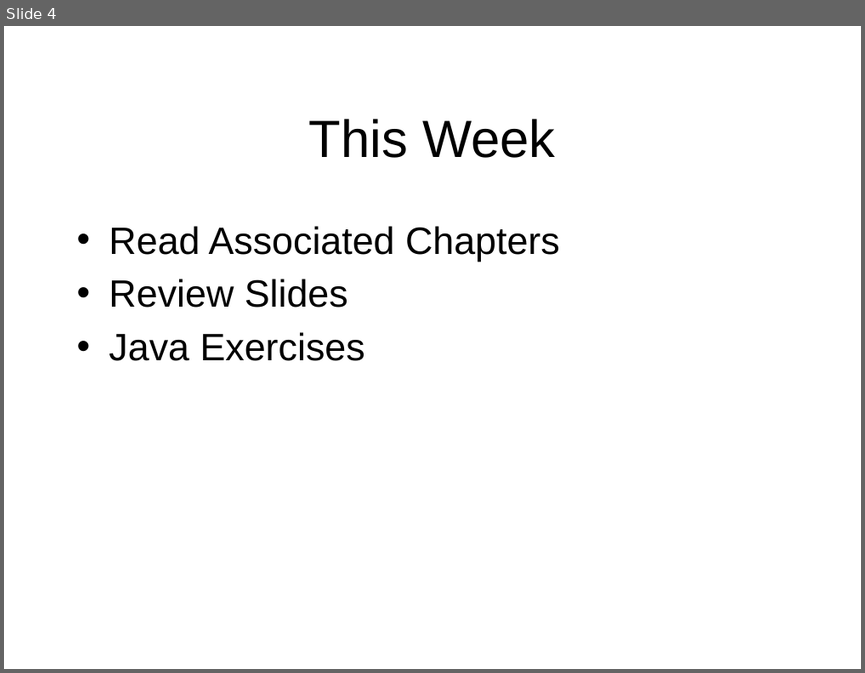
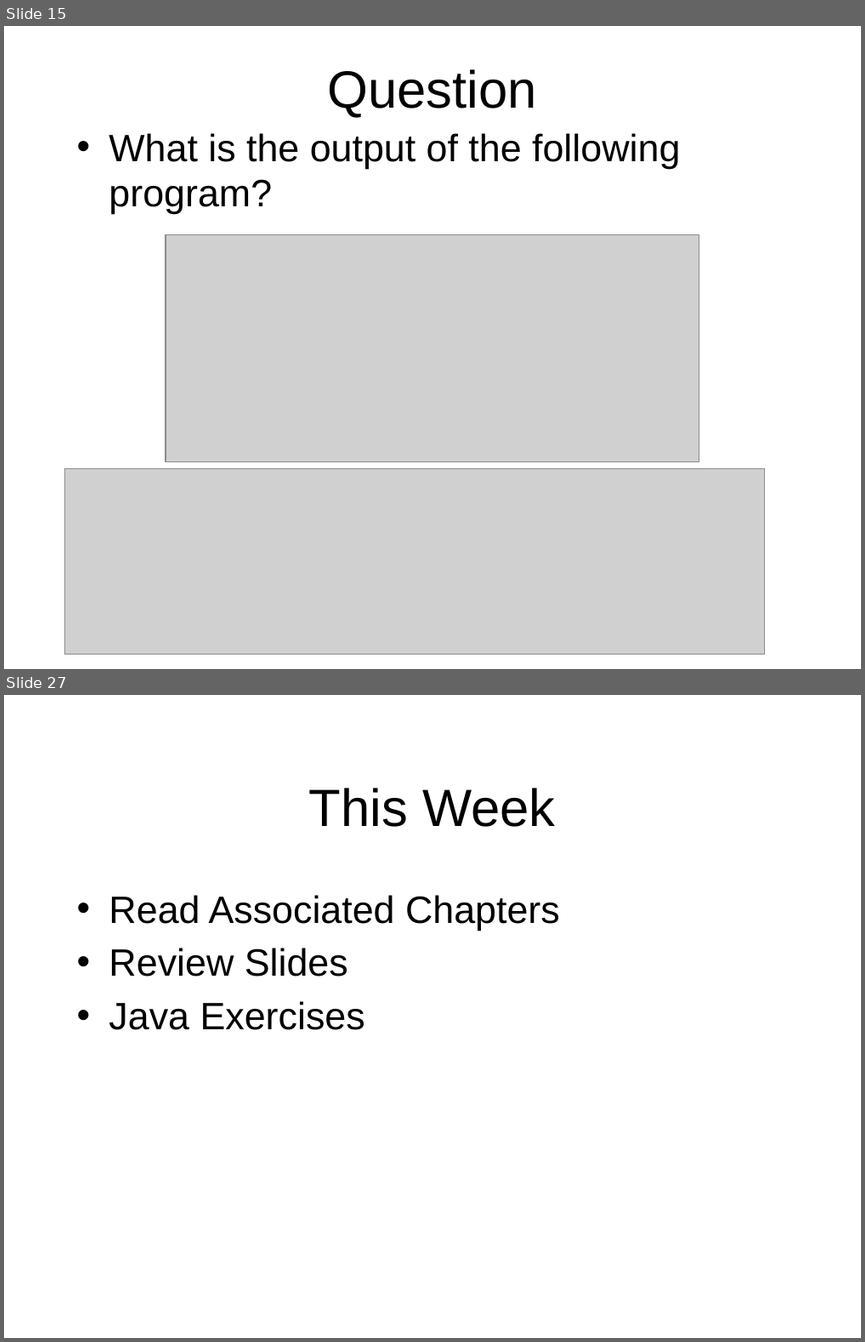
Before and after one commit to octaviordz/zjnu2017.github.io, a slide deck: OOP/lectures/110--Generic.and.Collections.pptx. Shown one above the other, each under a label of ours: slide 4 before the commit, slides 15 and 27 after it; the slides between them are not shown. The pictures are 865x673 and 865x1342 pixels, drawn with LibreOffice and Linux fonts; fonts in the diff are those of the drawing; grey boxes stand for pictures. Boxes give left, top, right and bottom in pixels: in the first picture for what was removed or moved away, otherwise in the second. Text is boxed around its words. In the diff, an @@ line names an element or a change of style, - is before the commit and + after.

```diff
--- a/OOP/lectures/110--Generic.and.Collections.pptx
+++ b/OOP/lectures/110--Generic.and.Collections.pptx
@@ slide 15 added at <box>4,26,861,669</box>, background #FFFFFF @@
@@ title added at <box>328,69,537,117</box>, 44 pt, text #000000 @@
+Question
@@ text added at <box>109,133,680,214</box>, 32 pt, text #000000 @@
+• What is the output of the following program?
@@ picture added at <box>166,235,699,462</box> @@
@@ picture added at <box>65,469,765,654</box> @@
@@ what was slide 4 is now slide 27 @@
```
Also in this commit, not shown: 3 slides changed, 23 other slides added, 1 slide removed, 11 other files.
